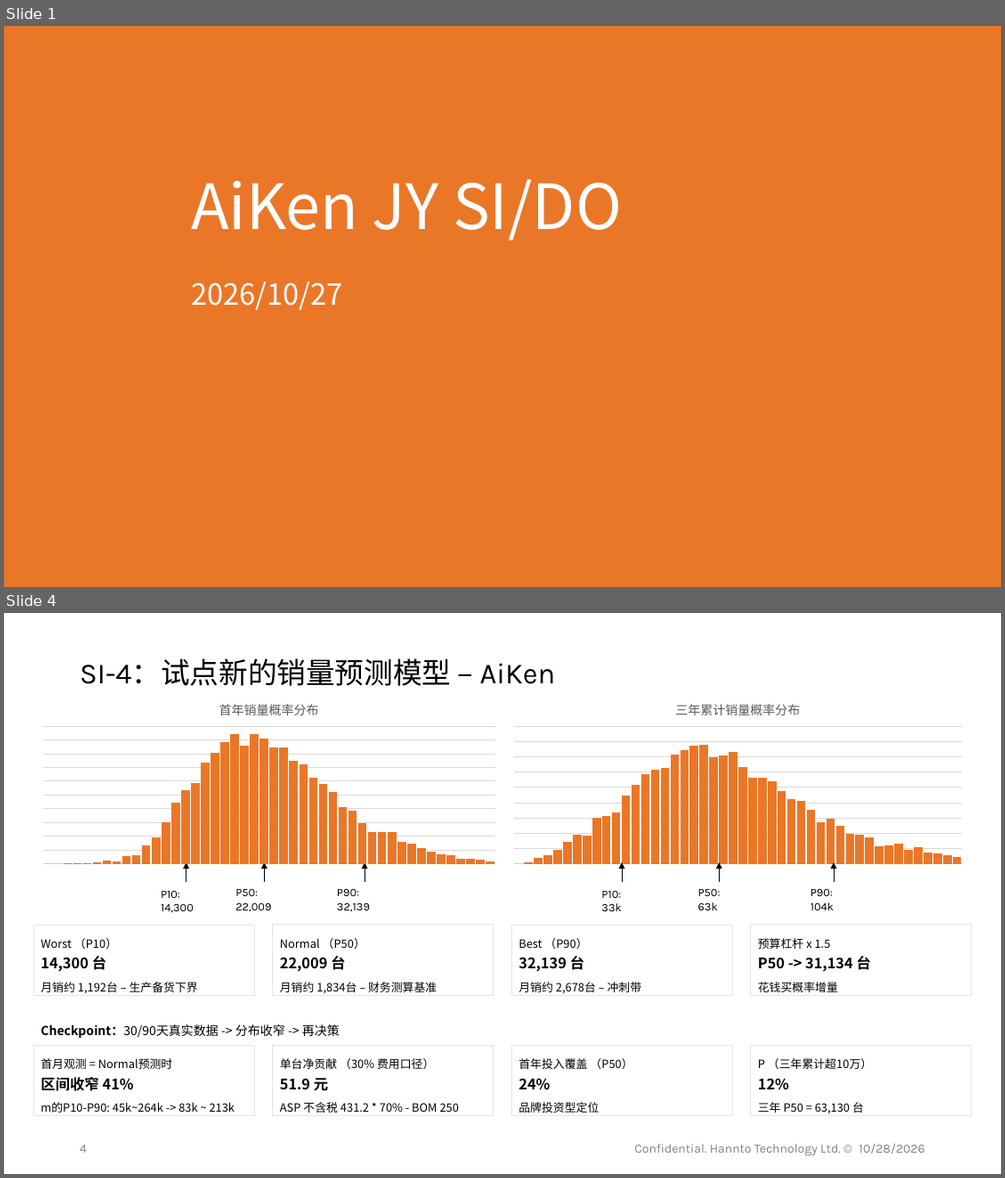
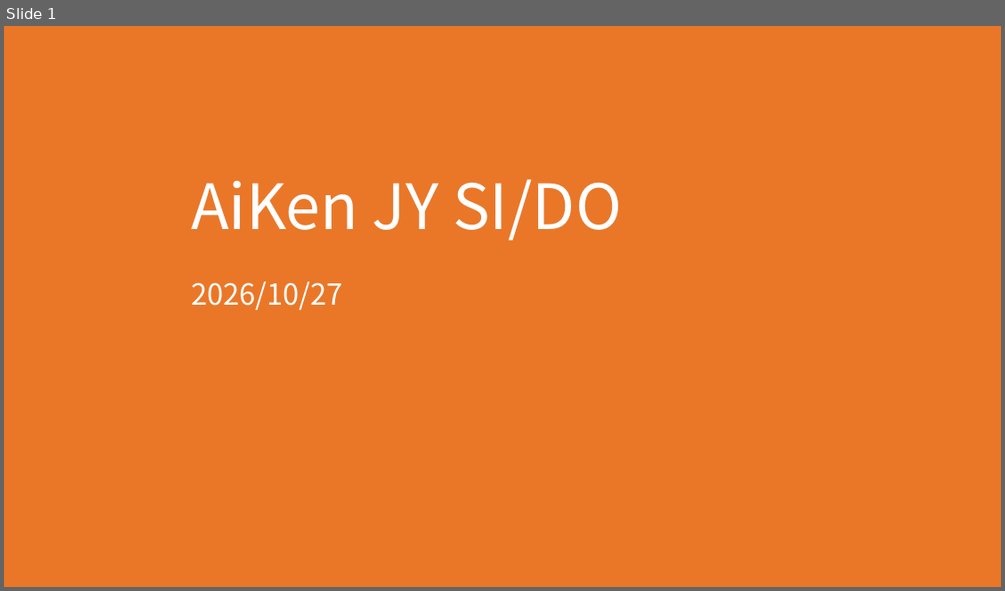
Before and after one commit to shengnanxiang/code_aiken, a slide deck: 极印版 aiken/销量概率分布模型介绍.pptx. Shown one above the other, each under a label of ours: slides 1 and 4 before the commit, slide 1 after it; the slides between them are not shown. The pictures are 1005x1178 and 1005x591 pixels, drawn with LibreOffice and Linux fonts; fonts in the diff are those of the drawing; background and template pictures are left out. Boxes give left, top, right and bottom in pixels: in the first picture for what was removed or moved away, otherwise in the second. Text is boxed around its words. In the diff, an @@ line names an element or a change of style, - is before the commit and + after.

```diff
--- a/极印版 aiken/销量概率分布模型介绍.pptx
+++ b/极印版 aiken/销量概率分布模型介绍.pptx
@@ slide 4 removed at [4, 613, 1001, 1174], background #FFFFFF @@
@@ text removed at [80, 658, 556, 686] @@
-SI-4：试点新的销量预测模型 – AiKen
@@ column chart removed at [33, 689, 504, 868] @@
-title "首年销量概率分布 "
-categories: 1, 2, 3, 4, 5, 6, 7, 8, 9, 10, 11, 12, 13, 14, 15, 16, 17, 18, 19, 20, 21, 22, 23, 24, 25, 26, 27, 28, 29, 30, 31, 32, 33, 34, 35, 36, 37, 38, 39, 40, 41, 42, 43, 44, 45, 46
-Series 1: 0, 0, 0, 0, 1, 1, 2, 2, 6, 6, 14, 20, 32, 47, 57, 62, 78, 86, 94, 100, 91, 100, 97, 90, 90, 80, 77, 66, 61, 55, 44, 41, 31, 25, 25, 24, 17, 16, 12, 9, 8, 7, 4, 4, 3, 2
@@ column chart removed at [504, 689, 971, 868] @@
-title "三年累计销量概率分布 "
-categories: 1, 2, 3, 4, 5, 6, 7, 8, 9, 10, 11, 12, 13, 14, 15, 16, 17, 18, 19, 20, 21, 22, 23, 24, 25, 26, 27, 28, 29, 30, 31, 32, 33, 34, 35, 36, 37, 38, 39, 40, 41, 42, 43, 44, 45, 46
-Series 1: 0, 1, 5, 7, 12, 19, 24, 24, 39, 40, 43, 57, 66, 75, 79, 80, 91, 95, 99, 100, 89, 91, 94, 81, 72, 72, 69, 61, 54, 53, 45, 35, 38, 32, 25, 24, 22, 14, 15, 17, 12, 14, 9, 8, 7, 6
@@ arrow removed from (186, 882) to (186, 863) @@
@@ arrow removed from (264, 882) to (264, 863) @@
@@ arrow removed from (364, 882) to (364, 863) @@
@@ arrow removed from (622, 882) to (622, 863) @@
@@ arrow removed from (719, 882) to (719, 863) @@
@@ arrow removed from (834, 882) to (834, 863) @@
@@ text removed at [161, 891, 194, 913] @@
-P10: 14,300
@@ text removed at [235, 889, 271, 911] @@
-P50: 22,009
@@ text removed at [337, 889, 370, 912] @@
-P90: 32,139
@@ text removed at [601, 891, 621, 911] @@
-P10: 33k
@@ text removed at [698, 889, 720, 910] @@
-P50: 63k
@@ text removed at [810, 889, 833, 910] @@
-P90: 104k
@@ group removed at [33, 925, 971, 996]: 4 rectangles @@
-Worst （P10）
-14,300 台
-月销约 1,192台 – 生产备货下界
-Normal （P50）
-22,009 台
-月销约 1,834台 – 财务测算基准
-Best （P90）
-32,139 台
-月销约 2,678台 – 冲刺带
-预算杠杆 x 1.5
-P50 -> 31,134 台
-花钱买概率增量
@@ group removed at [33, 1024, 971, 1116]: 4 rectangles, 1 text @@
-首月观测 = Normal预测时
-区间收窄 41%
-m的P10-P90: 45k~264k -> 83k ~ 213k
-单台净贡献 （30% 费用口径）
-51.9 元
-ASP 不含税 431.2 * 70% - BOM 250
-首年投入覆盖 （P50）
-24%
-品牌投资型定位
-P （三年累计超10万）
-12%
-三年 P50 = 63,130 台
-Checkpoint：30/90天真实数据 -> 分布收窄 -> 再决策
@@ page number removed at [80, 1144, 87, 1152] @@
-4
@@ text removed at [634, 1143, 924, 1156] @@
-Confidential. Hannto Technology Ltd. © 10/28/2026
```
Also in this commit, not shown: 2 slides changed, 1 slide added, 15 other slides removed.
